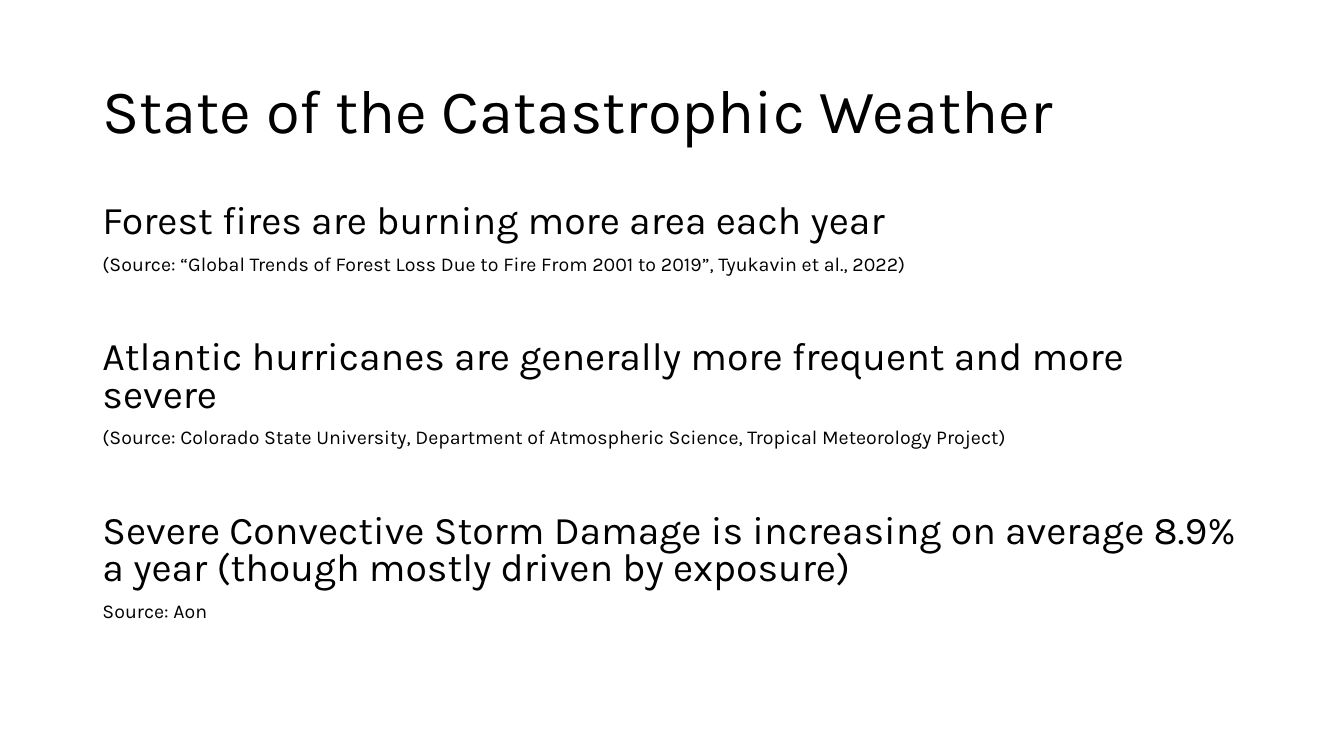
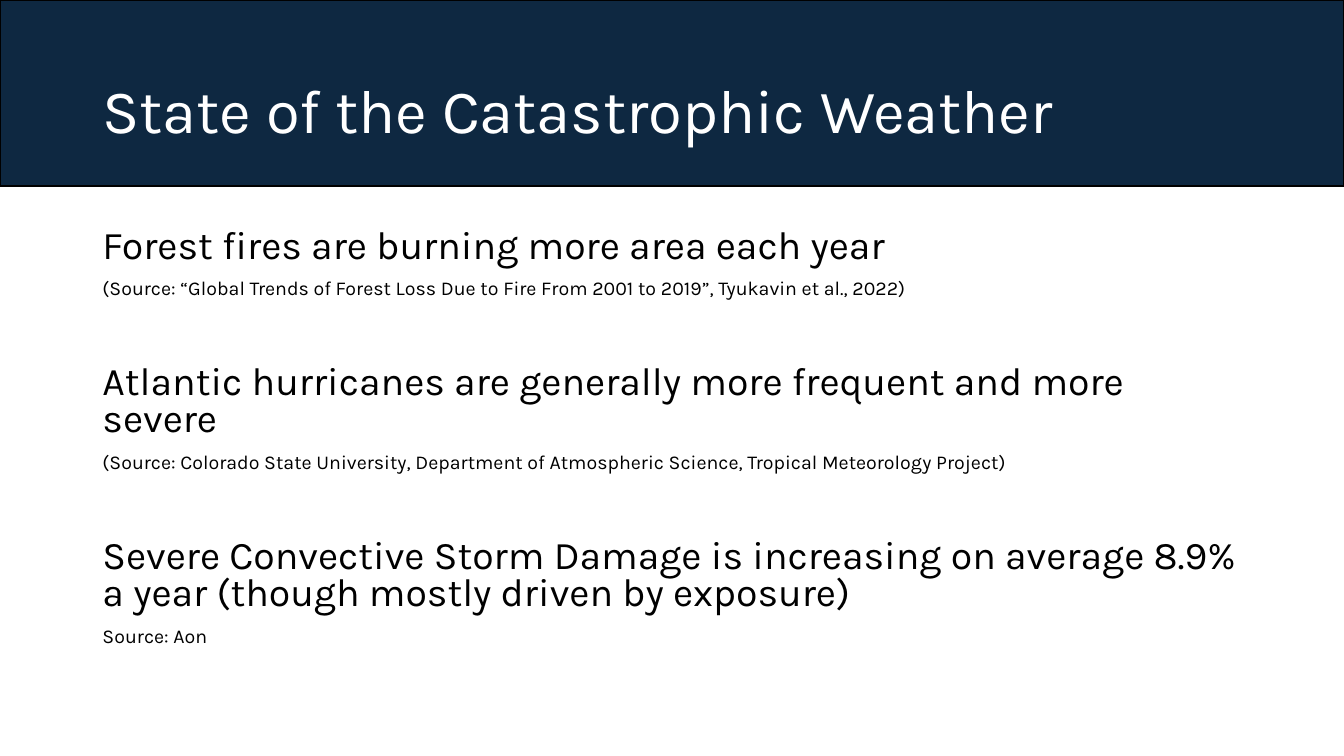
Before and after one commit to lou-weimer/insurance_lecture, a slide deck: slide 6 of Draft 1.pptx. Drawn at 1344x756 pixels with LibreOffice and Linux fonts; fonts in the diff are those of the drawing. Boxes give left, top, right and bottom in pixels: in the first picture for what was removed or moved away, otherwise in the second. Text is boxed around its words. In the diff, an @@ line names an element or a change of style, - is before the commit and + after.

```diff
--- a/Draft 1.pptx
+++ b/Draft 1.pptx
@@ rectangle added at (x1=0, y1=0, x2=1344, y2=187), fill #0E2841, outline #000000 1.5 pt @@
@@ title "State of the Catastrophic Weather" at (x1=102, y1=90, x2=1053, y2=148): text colour #000000 to #FFFFFF @@
@@ text "Forest fires are burning more ..." moved from (x1=102, y1=207, x2=1236, y2=619) to (x1=102, y1=232, x2=1236, y2=644) @@
```
Also in this commit, not shown: 32 other slides changed.
